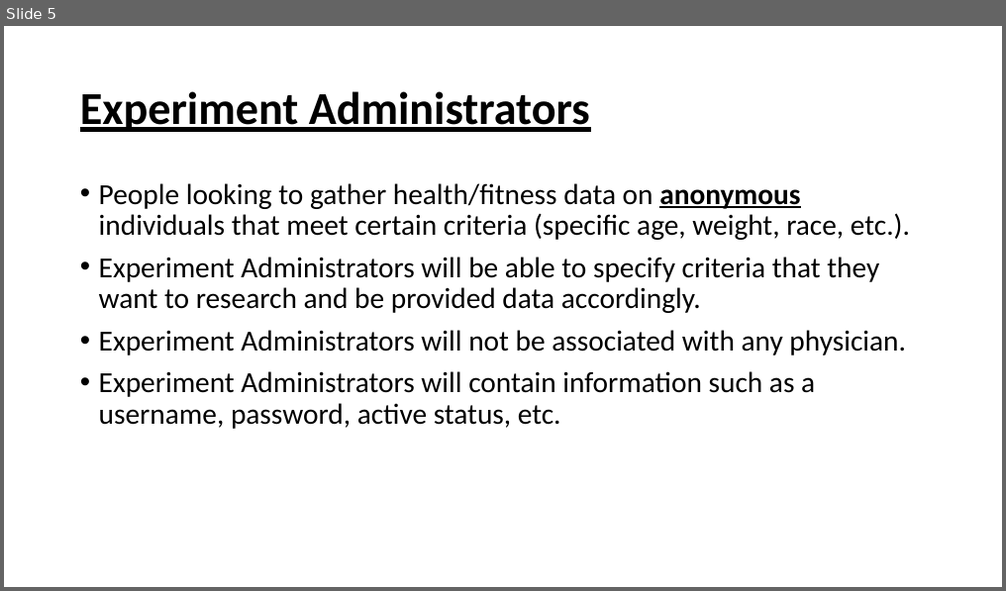
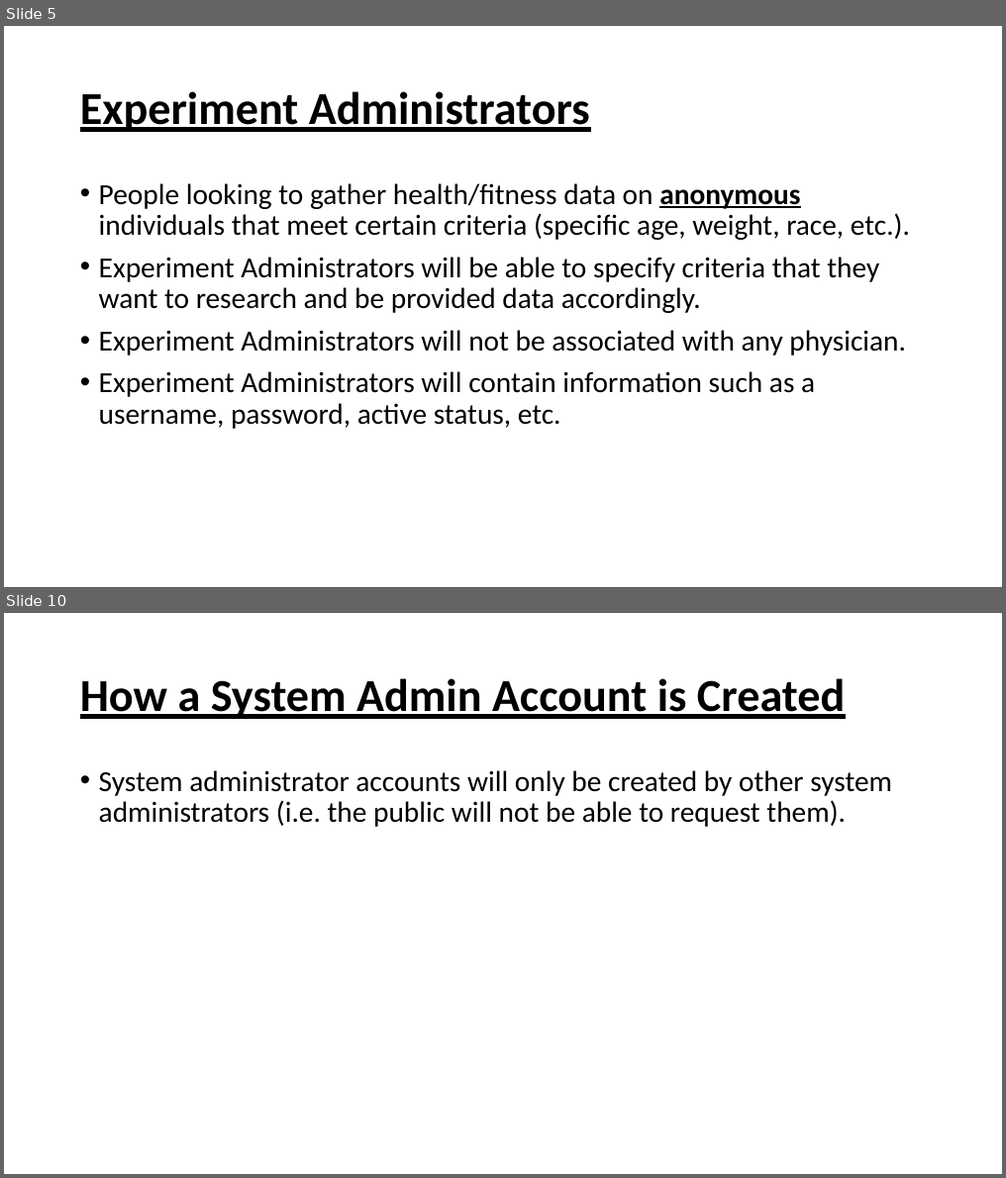
Before and after one commit to trwq63/med656, a slide deck: Misc/Presentation_-_User_Roles.pptx. Shown one above the other, each under a label of ours: slide 5 before the commit, slides 5 and 10 after it; the slides between them are not shown. The pictures are 1006x591 and 1006x1178 pixels, drawn with LibreOffice and Linux fonts; fonts in the diff are those of the drawing. Boxes give left, top, right and bottom in pixels: in the first picture for what was removed or moved away, otherwise in the second. Text is boxed around its words. In the diff, an @@ line names an element or a change of style, - is before the commit and + after.

```diff
--- a/Misc/Presentation_-_User_Roles.pptx
+++ b/Misc/Presentation_-_User_Roles.pptx
@@ slide 10 added at [4,613,1002,1174], background #FFFFFF @@
@@ title added at [80,678,845,719], 44 pt, text #000000, bold, underline @@
+How a System Admin Account is Created
@@ text added at [99,770,892,827], 28 pt, text #000000 @@
+• System administrator accounts will only be created by other system administrators (i.e. the public will not be able to request them).
```
Also in this commit, not shown: 2 slides changed, 3 other slides added.
